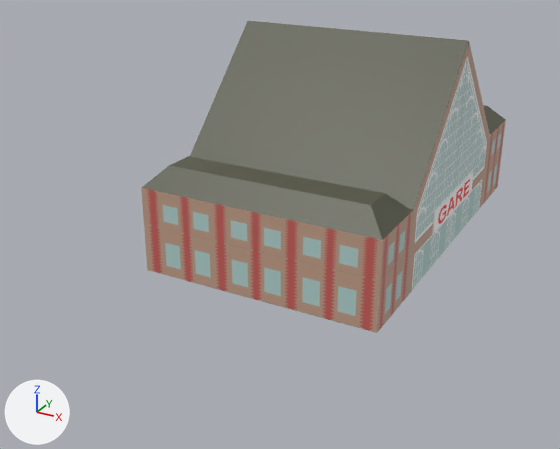
A saved change to the glTF model front/3d/TestBlender/road/gare/gare.glb.
The view is the same before and after, from a 50 mm camera at (22.7, -73.9, 35.1) aimed at (-14.0, -7.1, 1.6). Lighting does not change. The marker at lower left points along +X, +Y and +Z. Vertices at the same position are counted once.

Before the edit, the objects in view are built like this:
```python
me_cube = bpy.data.meshes.new('Cube')
me_cube.from_pydata(...)  # 60 vertices, 112 faces; spans x -21.9..2.6, y -20.0..20.0, z -3.4..18.1
me_cube.materials.append(mat_matériau)  # picture img_texture_gare
ob_cube = bpy.data.objects.new('Cube', me_cube)
ob_cube.location = (0.0, 0.0, 3.35)
```
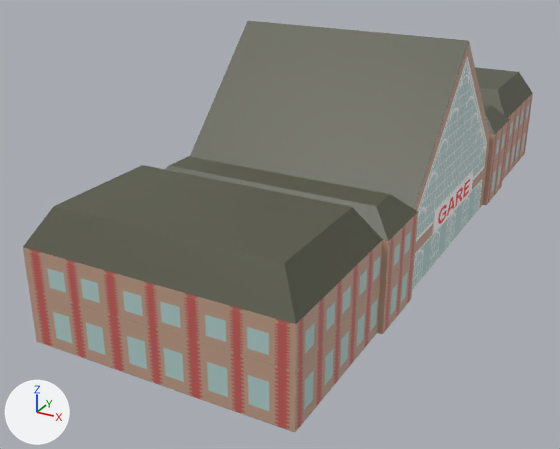
Where the change shows, as pixel boxes (x1, y1, x2, y2) in the pictures (560 x 449 px):
'Cube', reshaped (40% wider, 32% taller)
    before: (141, 21, 506, 333)
    after: (23, 21, 533, 432)
part 1 of me_cube, built on
    before: (141, 106, 506, 333)
    after: (23, 67, 533, 432)

The change, as a diff of the scene's bpy script:
```diff
--- a/front/3d/TestBlender/road/gare/gare.glb.py
+++ b/front/3d/TestBlender/road/gare/gare.glb.py
@@ me_cube @@
 # used by ob_cube; location = (0.0, 0.0, 3.35)
-me_cube.from_pydata(...)  # 60 vertices, 112 faces; spans x -21.9..2.6, y -20.0..20.0, z -3.4..18.1
+me_cube.from_pydata(...)  # 111 vertices, 214 faces; spans x -21.9..3.0, y -35.0..35.0, z -3.4..18.1
+# me_cube part 1
+# 24 faces are deleted
+# 20 vertices are added at x -21.9..2.5, y -35.0..35.0, z -3.4..8.6
+# 10 new vertices lie (0.5, 0.0, 0.0) away from vertices in x 0.6..2.5, y -20.0..-12.9, z -3.4..7.3
+# 8 new vertices lie (0.5, 0.0, 0.1) away from vertices in x 2.5, y 12.9..20.0, z -3.4..5.4
+# 6 new vertices lie (0.0, 15.0, 0.0) away from vertices in x -21.9..2.5, y 20.0, z -3.4..5.1
+# 7 new vertices lie (0.0, -15.0, 0.0) away from vertices in x -21.9..2.5, y -20.0, z -3.4..5.4
+# 126 new faces join them
 me_cube.materials.append(mat_matériau)
```
